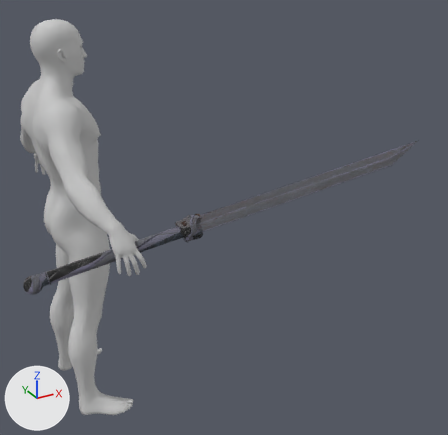
An edit to the FBX model Character/Animation/Fbx/Attack/Weapon_6/RootAnim_RL_Weapon_6_Attack_3.FBX, drawn before and after from the same camera.
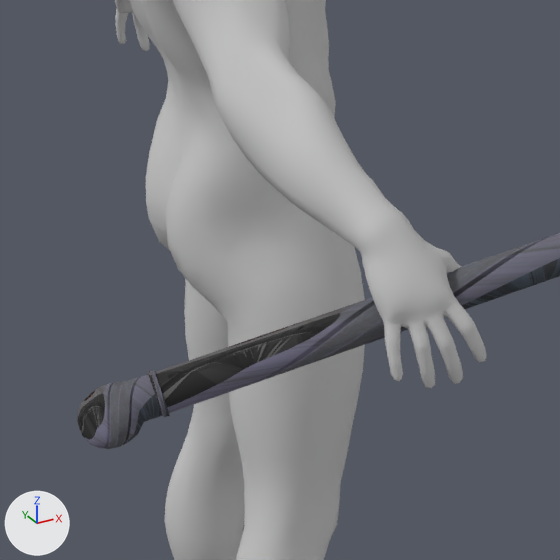
The first picture shows the older version from a camera (50 mm lens) standing at (-0.67, -2.6, 2.08) and looking at (0.66, -0.18, 0.86). The close-ups show both versions on the part from 0% to 38% of the width and 37% to 75% of the height of that picture. Lighting does not change. The marker at lower left points along +X, +Y and +Z. Where no turn or scale is listed for an object, it has been applied to the vertices.

The first close-up shows 'Male_Body', 'Male_Hand', 'Male_Leg', 'Mesh_Wepaon_6_1_R'.
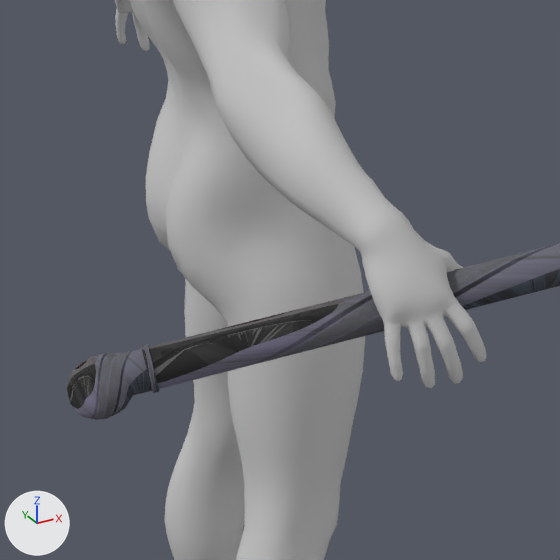
Where the change shows, as pixel boxes (x1, y1, x2, y2) in the close-ups (560 x 560 px):
```json
{"object": "Mesh_Wepaon_6_1_R", "change": "moved, turned", "before": [77, 233, 560, 449], "after": [67, 243, 560, 420]}
```

The change, as JSON lines over the scene's bpy script:
```json
{"op": "set", "path": "ob_mesh_wepaon_6_1_r.location", "old": "(28.84, -0.546, 3.986)", "new": "(28.88, -0.59, 1.901)"}
{"op": "set", "path": "ob_mesh_wepaon_6_1_r.rotation_euler", "old": "(-0.0639, -0.106, -0.0683)", "new": "(-0.0197, -0.0209, -0.0605)", "note": "degrees (-3.7, -6.1, -3.9) -> degrees (-1.1, -1.2, -3.5)"}
```
